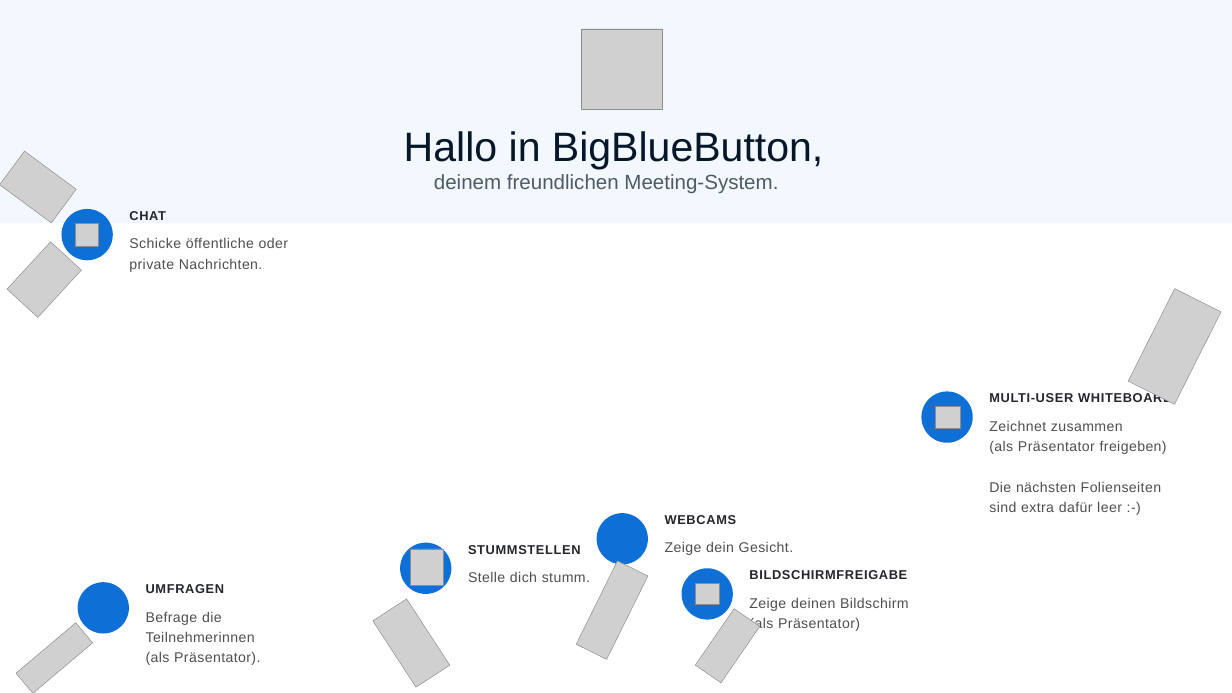
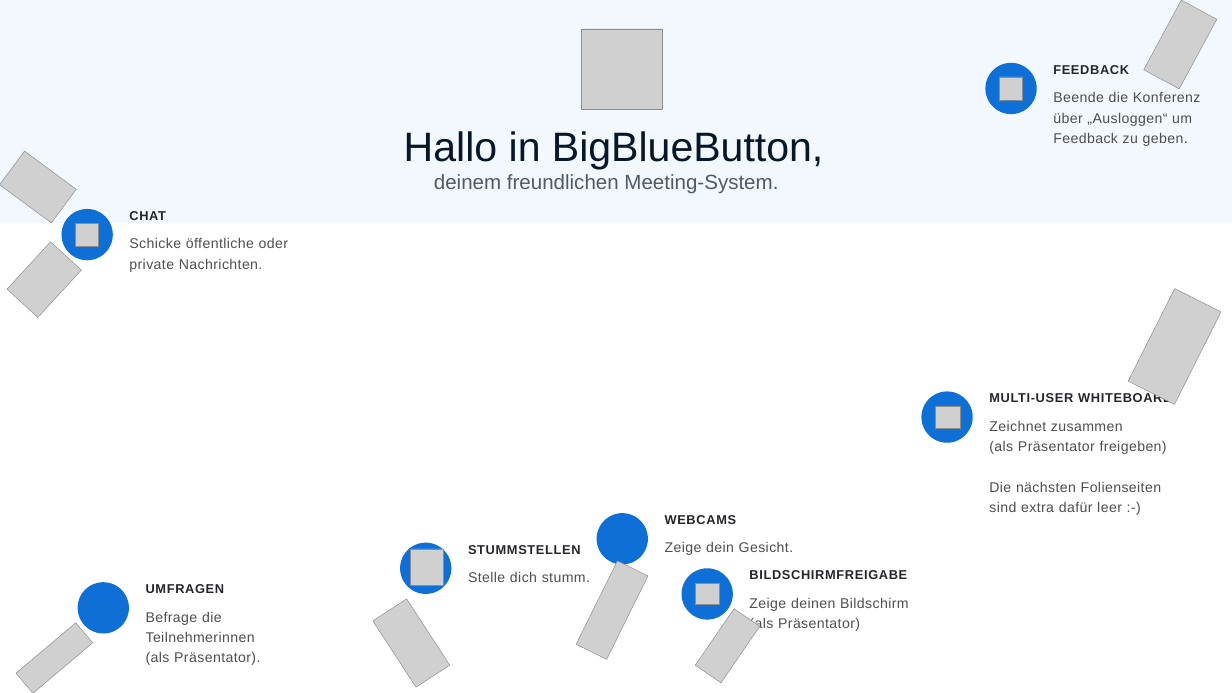
Before and after one commit to debuglevel/bigbluebutton-customizations, a slide deck: slide 1 of 002 friendly german default presentation/default.pptx. Drawn at 1232x693 pixels with LibreOffice and Linux fonts; fonts in the diff are those of the drawing; grey boxes stand for pictures; background and template pictures are left out. Boxes give left, top, right and bottom in pixels: in the first picture for what was removed or moved away, otherwise in the second. Text is boxed around its words. In the diff, an @@ line names an element or a change of style, - is before the commit and + after.

```diff
--- a/002 friendly german default presentation/default.pptx
+++ b/002 friendly german default presentation/default.pptx
@@ picture added at [1144, 0, 1216, 89] @@
@@ group added at [985, 63, 1200, 146]: 2 texts, 1 ellipse, 1 picture @@
+FEEDBACK
+Beende die Konferenz über „Ausloggen“ um Feedback zu geben.
```
Also in this commit, not shown: 1 other file.
